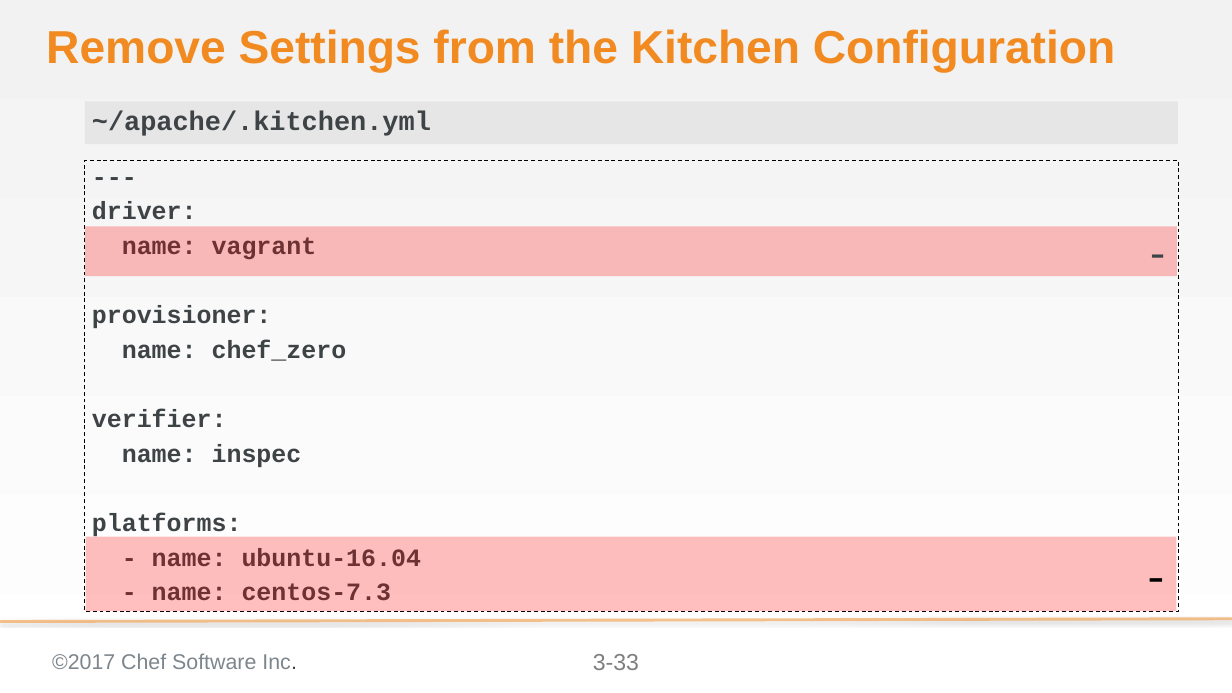
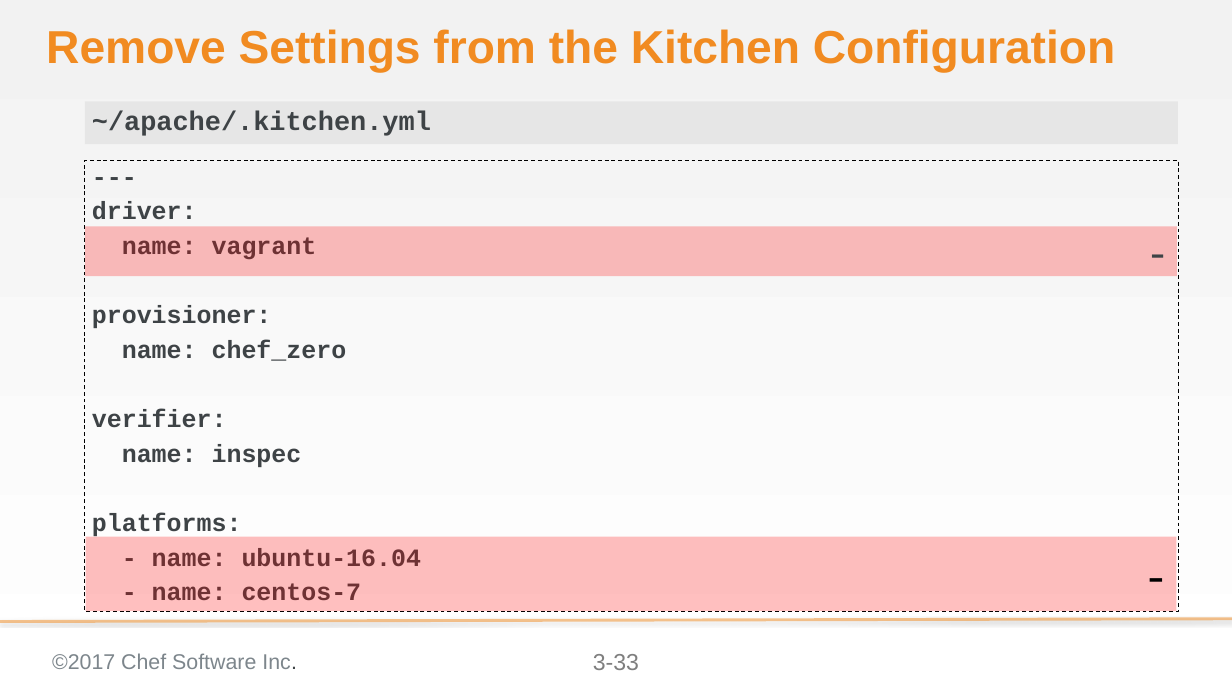
Before and after one commit to ericheiser/chef-intermediate, a slide deck: slide 33 of 03-writing_a_test_first.pptx. Drawn at 1232x693 pixels with LibreOffice and Linux fonts; fonts in the diff are those of the drawing; background and template pictures are left out. Boxes give left, top, right and bottom in pixels: in the first picture for what was removed or moved away, otherwise in the second. Text is boxed around its words. In the diff, an @@ line names an element or a change of style, - is before the commit and + after.

Commit message:
changed centos 7.3 to 7 to match AMI, updated screenshots, regenerated pdfs

```diff
--- a/03-writing_a_test_first.pptx
+++ b/03-writing_a_test_first.pptx
@@ text at box(152, 583, 362, 600): text changed @@
-- name: centos-7.3
+- name: centos-7
```
Also in this commit, not shown: 2 other slides changed, 1 other file.
